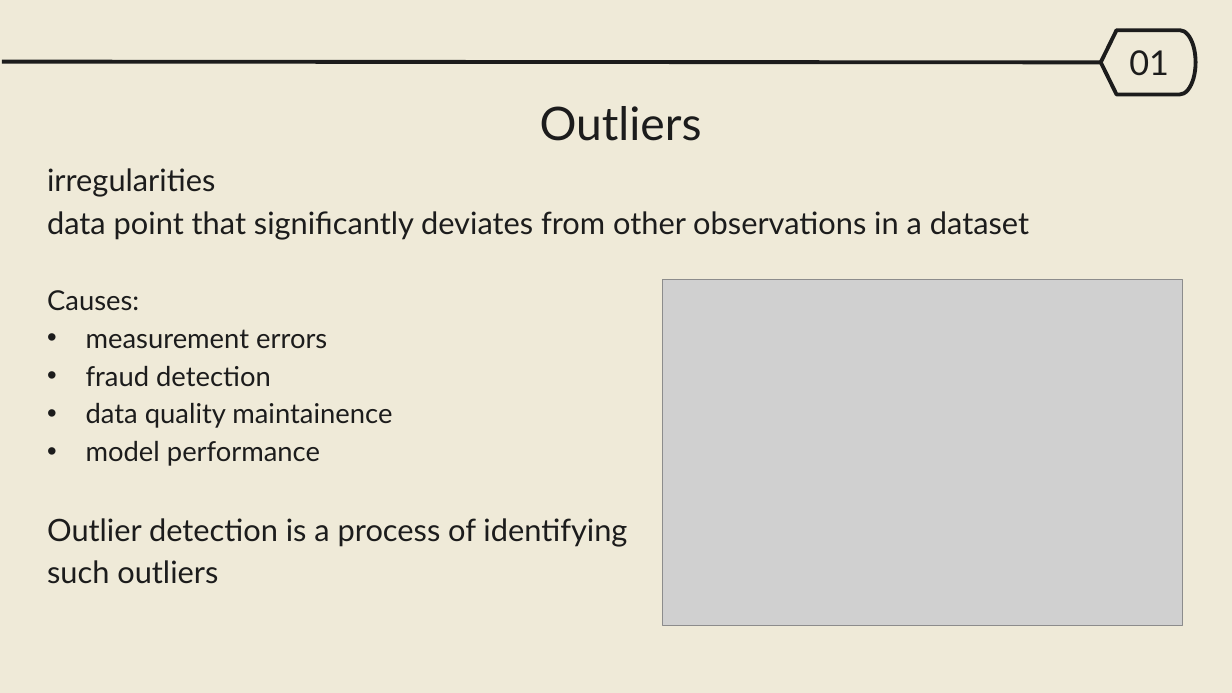
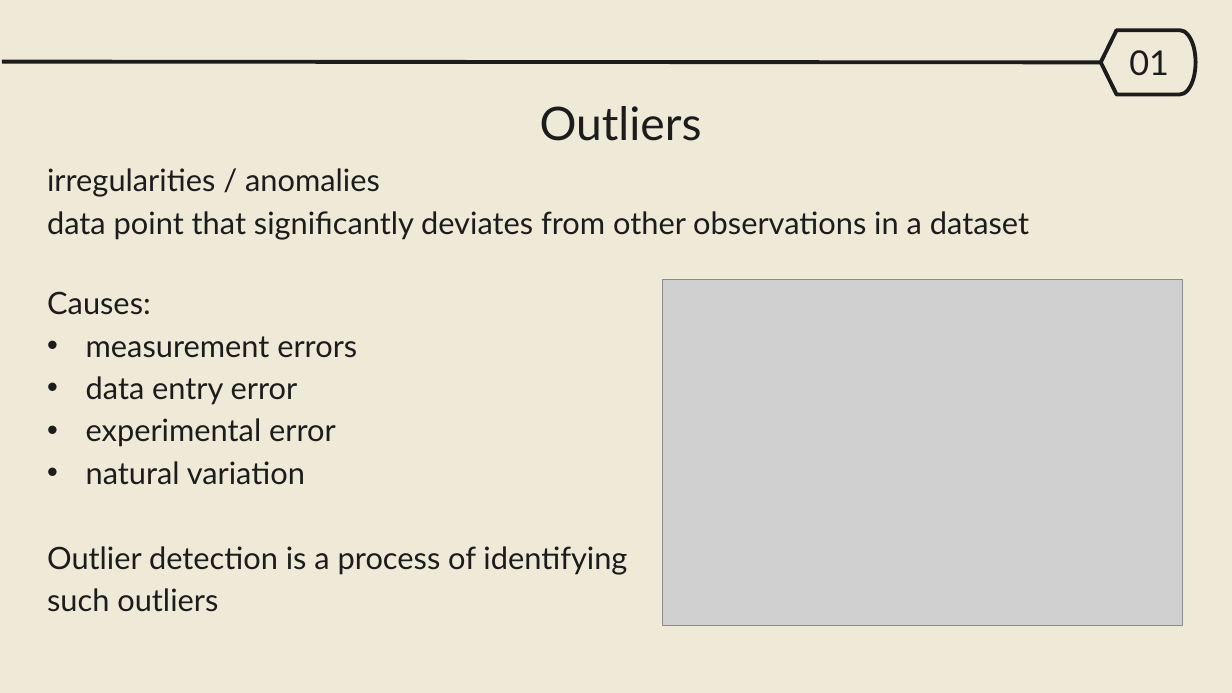
Before and after one commit to yakinamaharjan/trainee, a slide deck: slide 9 of slides/imputation&outliers.pptx. Drawn at 1232x693 pixels with LibreOffice and Linux fonts; fonts in the diff are those of the drawing; grey boxes stand for pictures. Boxes give left, top, right and bottom in pixels: in the first picture for what was removed or moved away, otherwise in the second. Text is boxed around its words. In the diff, an @@ line names an element or a change of style, - is before the commit and + after.

Commit message:
Day 19: Data Imputation and Outliers

```diff
--- a/slides/imputation&outliers.pptx
+++ b/slides/imputation&outliers.pptx
@@ text at box(47, 168, 380, 197): text changed @@
-irregularities
+irregularities / anomalies
@@ text at box(47, 291, 357, 358): size 32 to 36 pt in "Causes:", "measurement errors" @@
@@ text at box(86, 376, 336, 485): text changed; size 32 to 36 pt @@
-• fraud detection
-• data quality maintainence
-• model performance
+• data entry error
+• experimental error
+• natural variation
```
Also in this commit, not shown: 8 other slides changed, 1 slide added, 3 other files.
